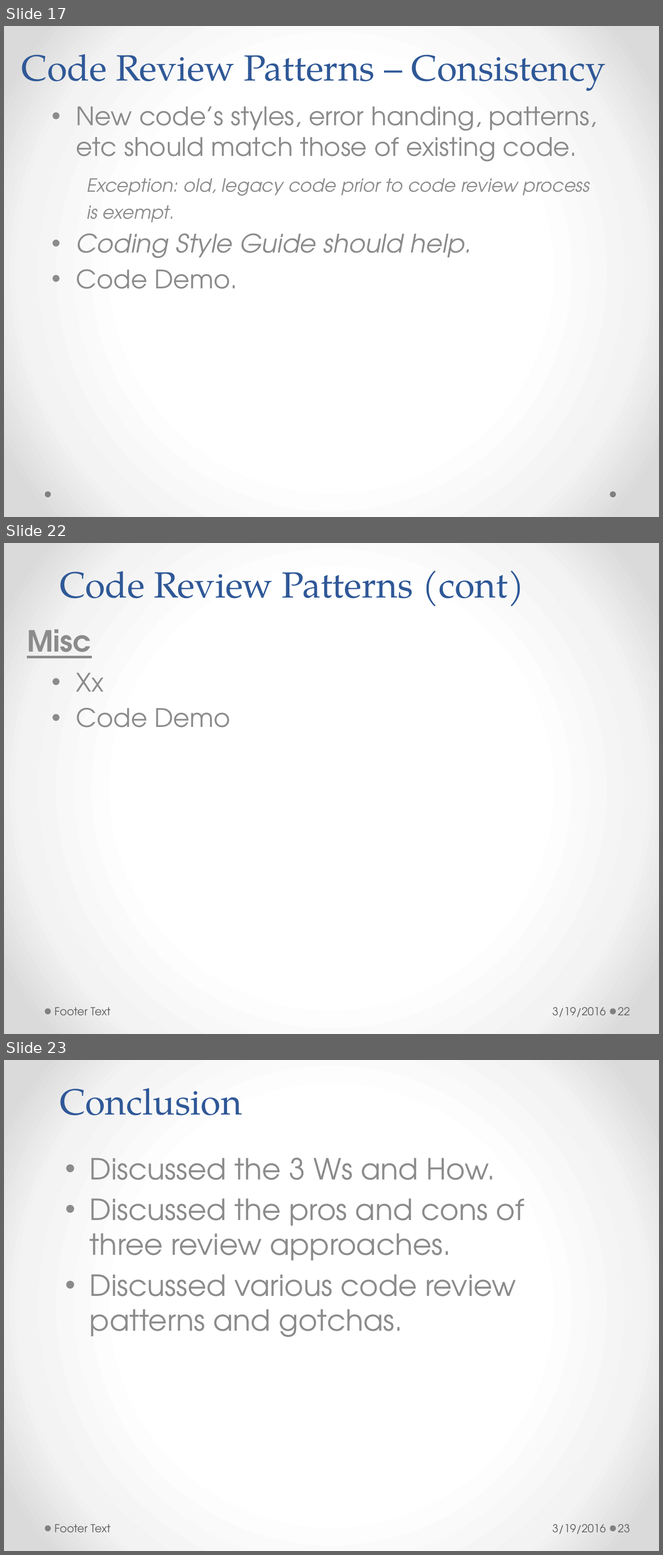
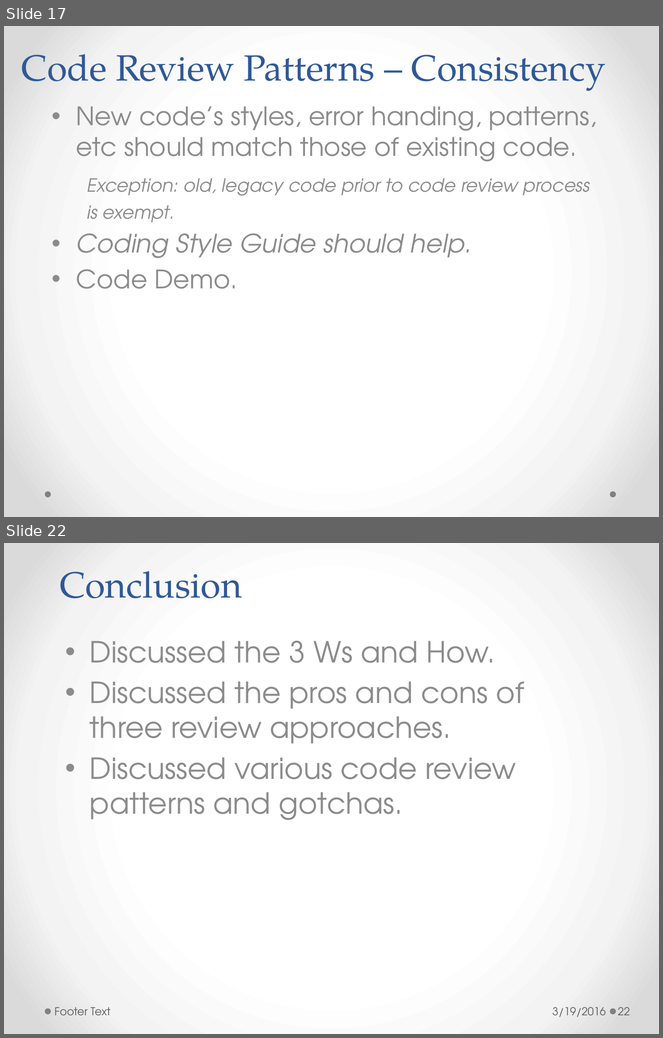
Before and after one commit to h-t-tran/brown, a slide deck: codereview/tech-presentation-effective-codereview.pptx. Shown one above the other, each under a label of ours: slides 17, 22 and 23 before the commit, slides 17 and 22 after it; the slides between them are not shown. The pictures are 663x1555 and 663x1038 pixels, drawn with LibreOffice and Linux fonts; fonts in the diff are those of the drawing. Boxes give left, top, right and bottom in pixels: in the first picture for what was removed or moved away, otherwise in the second. Text is boxed around its words. In the diff, an @@ line names an element or a change of style, - is before the commit and + after.

```diff
--- a/codereview/tech-presentation-effective-codereview.pptx
+++ b/codereview/tech-presentation-effective-codereview.pptx
@@ slide 22 removed at (4,543,659,1034), background gradient #FFFFFF to #F4F4F4 to #DADADA; not listed: 2 template elements that a slide beside it also shows @@
@@ title removed at (60,571,525,606) @@
-Code Review Patterns (cont)
@@ subtitle removed at (27,629,91,658) @@
-Misc
@@ text removed at (76,673,231,728) @@
-• Xx
-• Code Demo
@@ text removed at (54,1007,111,1016) @@
-Footer Text
@@ text removed at (553,1007,606,1017) @@
-3/19/2016
@@ page number removed at (618,1007,630,1016) @@
-22
@@ what was slide 23 is now slide 22 @@
@@ page number at (618,1007,630,1016): text changed @@
-23
+22
```
Also in this commit, not shown: 4 slides added, 4 other slides removed, 8 other files.
